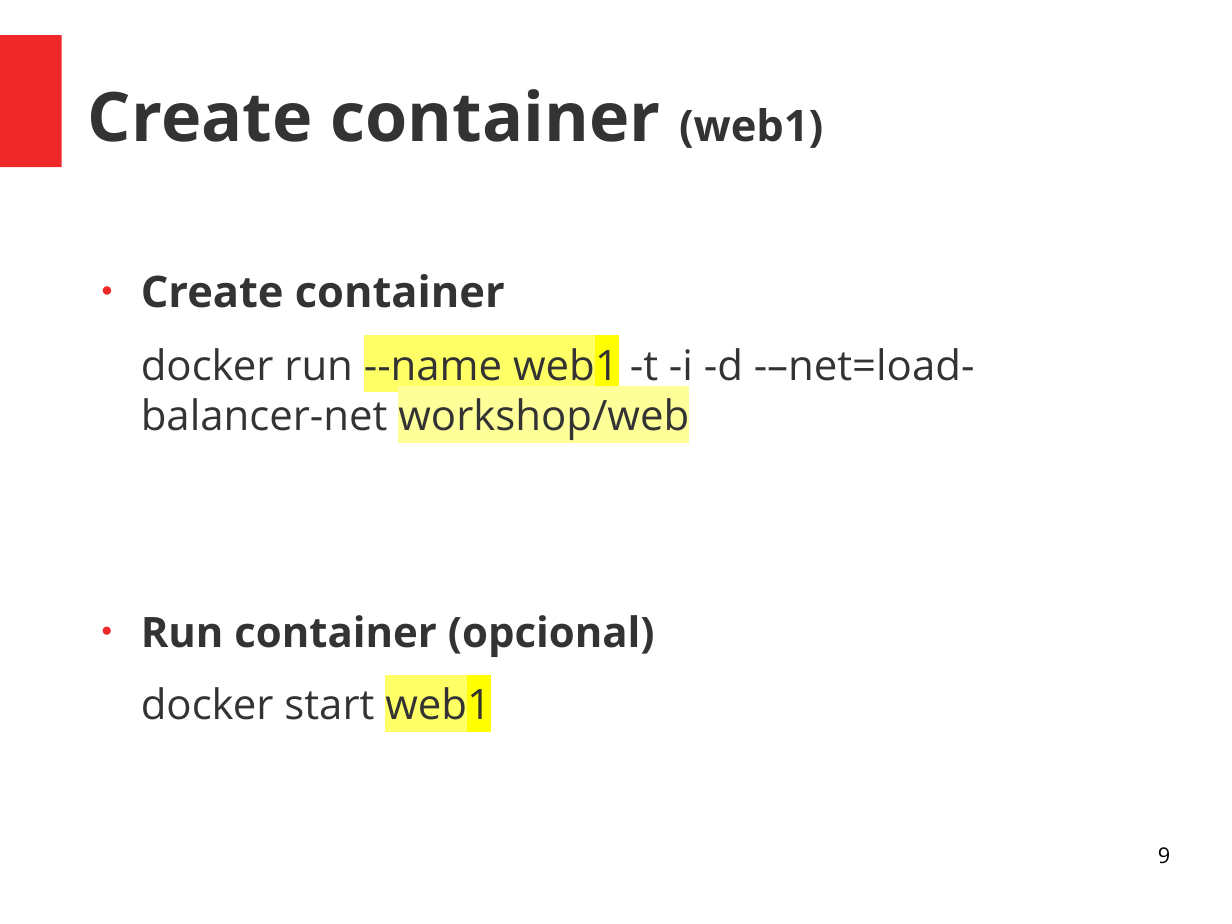
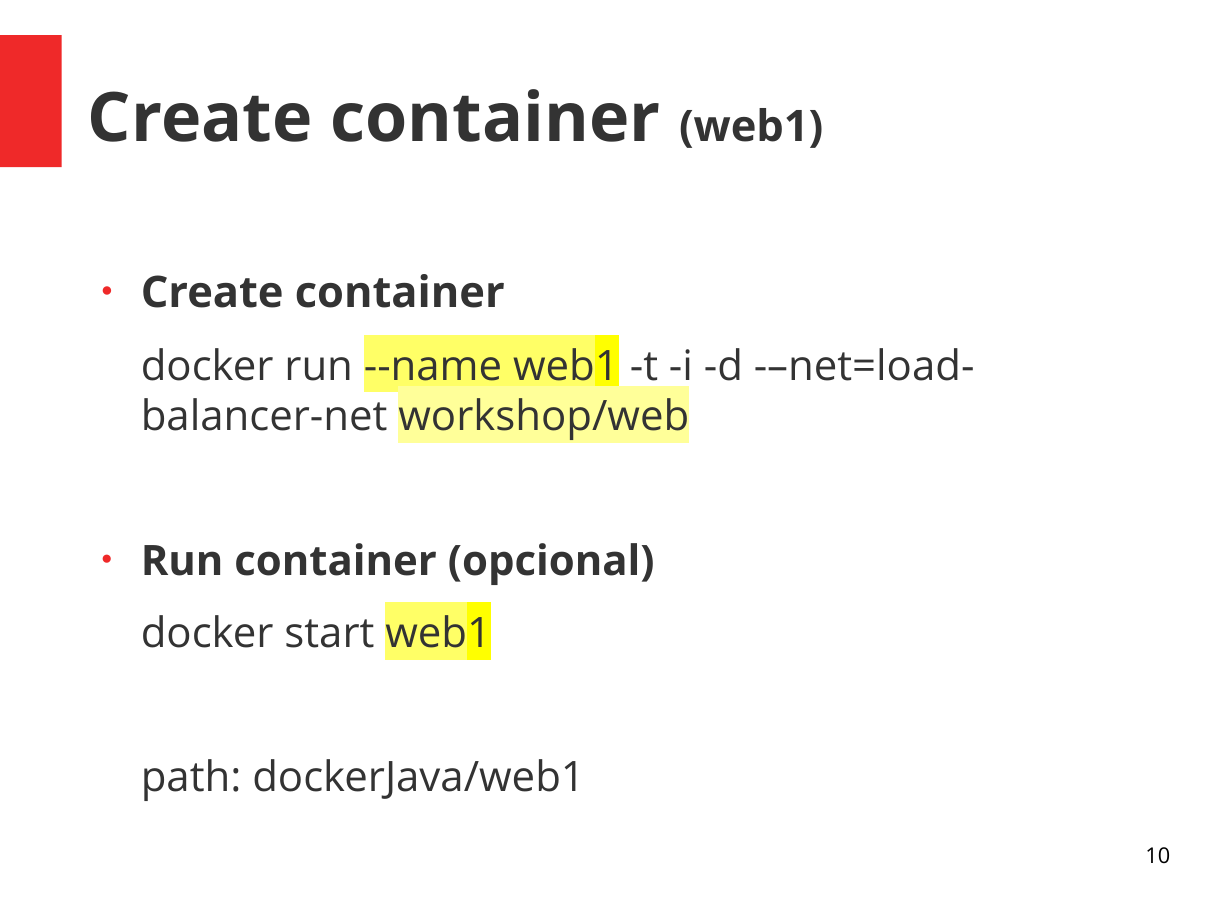
Before and after one commit to skuarch/dockerJava, a slide deck: slide 10 of dockerAndJava.odp (slide 9 before the commit). Drawn at 1232x924 pixels with LibreOffice and Linux fonts; fonts in the diff are those of the drawing. Boxes give left, top, right and bottom in pixels: in the first picture for what was removed or moved away, otherwise in the second. Text is boxed around its words. In the diff, an @@ line names an element or a change of style, - is before the commit and + after.

```diff
--- a/dockerAndJava.odp
+++ b/dockerAndJava.odp
@@ text at <box>141,759,585,801</box>: paragraph added @@
+path: dockerJava/web1
@@ page number at <box>1145,847,1170,864</box>: text changed @@
-9
+10
```
Also in this commit, not shown: 6 other slides changed, 6 slides added, 1 slide removed.
